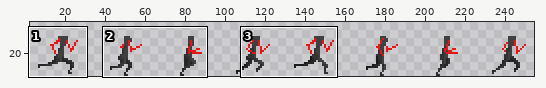
Sprite sheet: aseperite textures/run cycle.png. The first picture is a wide view before the edit; the outline marks the close-up.
Close-up. Earlier state:
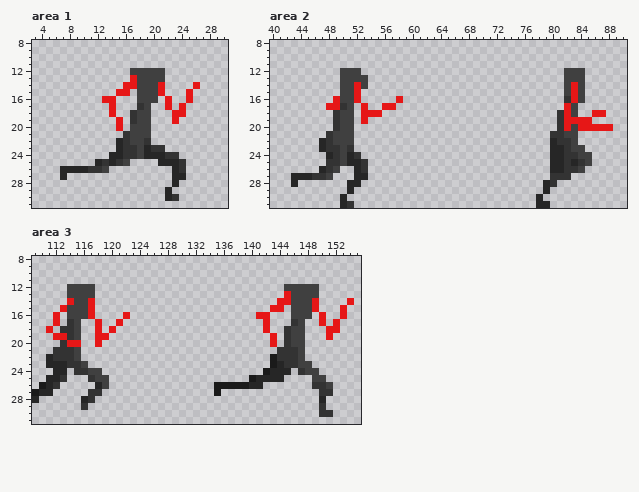
The file is 256x32 pixels. Shown: area 1: x 3..30, y 8..31; area 2: x 40..90, y 8..31; area 3: x 109..155, y 8..31. The wide view leaves out empty margins. The commit also changed other parts of the picture, which this record leaves out.
The result:
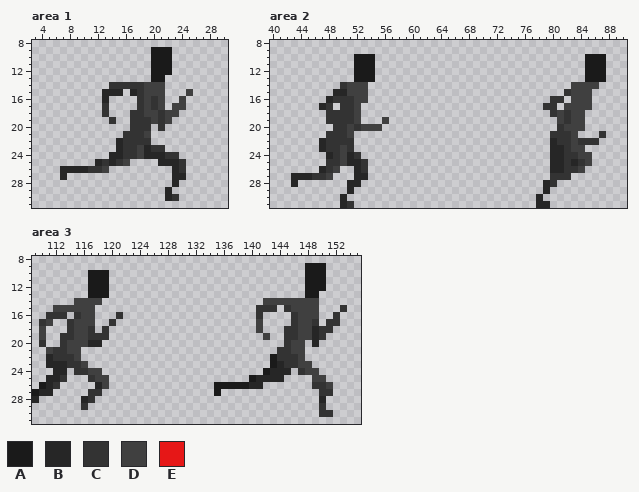
Palette (. is transparent): A #1a1a1a  B #262626  C #333333  D #404040  E #e61717
The exact change:
Area 1:
y 9..11: x 20..22 ... -> AAA
y 12: x 17..22 DDDDD. -> ...AAA
y 13: x 17..21 EDDDD -> ...AA
y 14: x 14..18 ..EED -> CCCCC; x 21 E -> D; x 26 E -> .
y 15: x 13..18 ..EE.D -> BBB.BC; x 21 E -> D; x 25 E -> D
y 16: x 13..14 EE -> B.; x 18 D -> C; x 20..22 D.E -> CD.; x 24..25 .E -> D.
y 17: x 13..14 .E -> C.; x 20..24 ..E.E -> CD.DD
y 18: x 13..14 .E -> C.; x 18 D -> C; x 20..24 ...EE -> DCDD.
y 19: x 14..15 .E -> C.; x 18..23 DD...E -> CCDCD.
y 20: x 15 E -> .; x 17..19 DDD -> CCC; x 21 . -> C
y 21..22: x 17..18 DD -> CC
Area 2:
y 10..11: x 52..54 ... -> AAA; x 85..87 ... -> AAA
y 12: x 50..54 DDD.. -> ..AAA; x 82..87 DDD... -> ...AAA
y 13: x 50..54 DDDD. -> ..AAA; x 82..87 DDD... -> ...AAA
y 14: x 50 D -> C; x 52 E -> D; x 82..83 DE -> .D; x 85..86 .. -> DD
y 15: x 49..50 .D -> BB; x 52..53 E. -> DD; x 82..83 DE -> CD; x 85 . -> D
y 16: x 48..53 .EDDE. -> BCCCDD; x 58 E -> .; x 80..83 ..CE -> CC.D; x 85 . -> D
y 17: x 47..49 .EE -> BC.; x 51..53 D.E -> CD.; x 56..57 EE -> ..; x 79..80 .. -> CC; x 82 E -> D; x 84..85 .. -> DD
y 18: x 48 . -> C; x 50..55 DD.EEE -> CCD...; x 80..82 .CE -> CDC; x 84 . -> D; x 86..87 EE -> ..
y 19: x 48 . -> C; x 50..53 DD.E -> CCD.; x 56 . -> D; x 81..85 CEEEE -> DCDD.
y 20: x 50 D -> C; x 52..55 .... -> CDDD; x 82 E -> D; x 84..88 EEEEE -> D....
y 21: x 49..50 DD -> CC; x 82 D -> C; x 87 . -> C
y 22: x 49..51 DDD -> CCC; x 84..86 ... -> CCC
Area 3:
y 9: x 148..150 ... -> AAA
y 10..11: x 117..119 ... -> AAA; x 148..150 ... -> AAA
y 12: x 114..119 DDDD.. -> ...AAA; x 145..150 DDDDD. -> ...AAA
y 13: x 114..119 DDDD.. -> ...AAA; x 145..149 EDDDD -> ...AA
y 14: x 114 E -> .; x 117..118 E. -> DD; x 142..145 ..EE -> DDDD; x 149 E -> D; x 154 E -> .
y 15: x 112..113 .E -> DD; x 117 E -> D; x 141..145 ..EE. -> CCC.C; x 149 E -> D; x 153 E -> C
y 16: x 111..115 .E.DD -> CCC.C; x 117 E -> D; x 121..122 .E -> C.; x 141..142 EE -> C.; x 146 D -> C; x 149..150 .E -> D.; x 152..153 .E -> C.
y 17: x 110..112 ..E -> CD.; x 116..118 ..E -> DD.; x 120..121 .E -> C.; x 141..142 .E -> D.; x 148..152 ..E.E -> DC.CC
y 18: x 110..111 .E -> D.; x 113 C -> .; x 116..120 ..E.E -> DC.C.; x 141..142 .E -> D.; x 146 D -> C; x 148..152 ...EE -> DBCC.
y 19: x 110 . -> D; x 112..113 EE -> .C; x 116..119 ..EE -> DCCC; x 142..143 .E -> D.; x 146 D -> C; x 148..151 ...E -> DBC.
y 20: x 110 . -> C; x 114..118 EE..E -> DDDBB; x 143 E -> .; x 149 . -> B
y 21: x 111 . -> D; x 114 C -> D; x 146 C -> D
Where, in picture pixels (left, top, right, bottom), the same in both close-ups:
changed: (102, 47, 200, 145)
changed: (319, 54, 403, 145)
changed: (543, 54, 613, 145)
changed: (256, 263, 354, 354)
changed: (39, 270, 130, 354)
